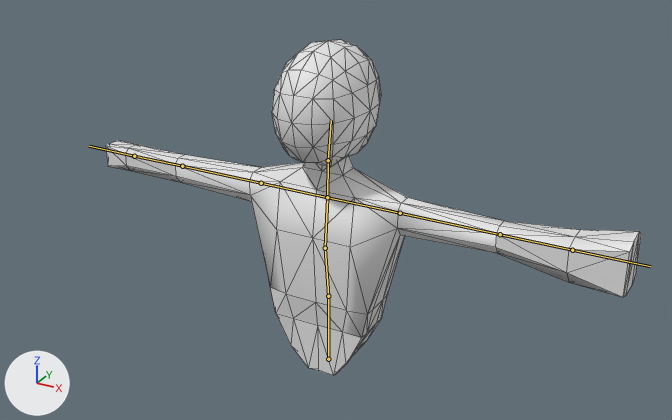
Two versions of the glTF model Project/Assets/Models/GameScene/Enemy/bossEnemy.gltf, one commit apart.
The view is the same before and after, from a 50 mm camera at (26.3, -46.9, 34.8) aimed at (3.4, -5.1, 13.9). The lights are fixed; the arrows at lower left show +X, +Y and +Z. The first picture is the older version. The bones that bend it are drawn over the model as lines. Mesh edges are drawn as thin lines.

In view in the first picture: 'bossEnemy_0'.
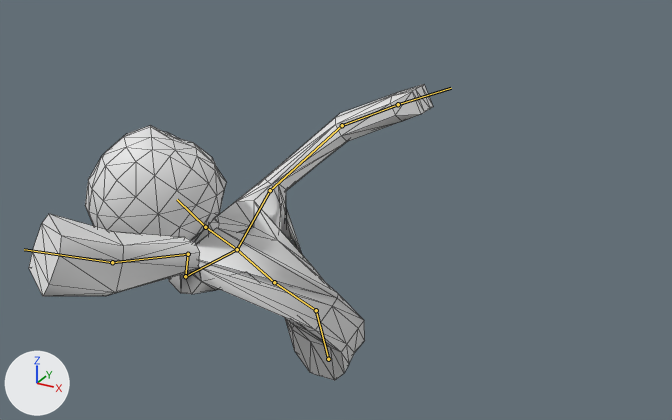
The newer file adds an action. The first version stands in its rest pose; the second is drawn at frame 16 of the action 'groundSmash'.

The change, as a diff of the scene's bpy script:
```diff
--- a/Project/Assets/Models/GameScene/Enemy/bossEnemy.gltf.py
+++ b/Project/Assets/Models/GameScene/Enemy/bossEnemy.gltf.py
@@ bone_waist @@
 bone_waist = bpy.data.objects['bossEnemyArmature'].pose.bones['waist']
-bone_waist.rotation_quaternion = (1.0, 0.0, 0.0, 0.0)  # degrees (0, 0, 0)
+bone_waist.rotation_quaternion = (0.985, -0.171, 0.0, 0.0)  # degrees (-20, 0, 0)
@@ bone_stomach @@
 bone_stomach = bpy.data.objects['bossEnemyArmature'].pose.bones['stomach']  # child of 'waist'
-bone_stomach.rotation_quaternion = (1.0, 0.0, 0.0, 0.0)  # degrees (0, 0, 0)
+bone_stomach.rotation_quaternion = (0.918, -0.17, -0.292, -0.207)  # degrees (-14, -37, -21)
@@ bone_chest @@
 bone_chest = bpy.data.objects['bossEnemyArmature'].pose.bones['chest']  # child of 'stomach'
-bone_chest.rotation_quaternion = (1.0, 0.0, 0.0, 0.0)  # degrees (0, 0, 0)
+bone_chest.rotation_quaternion = (0.995, -0.069, -0.054, -0.042)  # degrees (-8, -6, -4)
@@ bone_leftshoulder @@
 bone_leftshoulder = bpy.data.objects['bossEnemyArmature'].pose.bones['leftShoulder']  # child of 'chest'
-bone_leftshoulder.rotation_quaternion = (1.0, 0.0, 0.0, 0.0)  # degrees (0, 0, 0)
+bone_leftshoulder.rotation_quaternion = (0.618, 0.195, -0.7, -0.3)  # degrees (95, -48, -104)
@@ bone_leftupperarm @@
 bone_leftupperarm = bpy.data.objects['bossEnemyArmature'].pose.bones['leftUpperArm']  # child of 'leftShoulder'
-bone_leftupperarm.rotation_quaternion = (1.0, 0.0, 0.0, 0.0)  # degrees (0, 0, 0)
+bone_leftupperarm.rotation_quaternion = (0.688, 0.099, 0.67, -0.261)  # degrees (-69, 77, -98)
@@ bone_leftfoream @@
 bone_leftfoream = bpy.data.objects['bossEnemyArmature'].pose.bones['leftFoream']  # child of 'leftUpperArm'
-bone_leftfoream.rotation_quaternion = (1.0, 0.0, 0.0, 0.0)  # degrees (0, 0, 0)
+bone_leftfoream.rotation_quaternion = (0.926, 0.347, 0.037, -0.145)  # degrees (40, 10, -14)
@@ bone_lefthand @@
 bone_lefthand = bpy.data.objects['bossEnemyArmature'].pose.bones['leftHand']  # child of 'leftFoream'
-bone_lefthand.rotation_quaternion = (1.0, 0.0, 0.0, 0.0)  # degrees (0, 0, 0)
+bone_lefthand.rotation_quaternion = (0.99, 0.138, -0.035, 0.0)  # degrees (16, -4, -1)
@@ bone_rightshoulder @@
 bone_rightshoulder = bpy.data.objects['bossEnemyArmature'].pose.bones['rightShoulder']  # child of 'chest'
-bone_rightshoulder.rotation_quaternion = (1.0, 0.0, 0.0, 0.0)  # degrees (0, 0, 0)
+bone_rightshoulder.rotation_quaternion = (0.571, -0.112, 0.739, 0.339)  # degrees (-72, 113, -34)
@@ bone_rightupperarm @@
 bone_rightupperarm = bpy.data.objects['bossEnemyArmature'].pose.bones['rightUpperArm']  # child of 'rightShoulder'
-bone_rightupperarm.rotation_quaternion = (1.0, 0.0, 0.0, 0.0)  # degrees (0, 0, 0)
+bone_rightupperarm.rotation_quaternion = (0.902, 0.415, -0.08, 0.091)  # degrees (49, -13, 6)
@@ bone_rightforearm @@
 bone_rightforearm = bpy.data.objects['bossEnemyArmature'].pose.bones['rightForearm']  # child of 'rightUpperArm'
-bone_rightforearm.rotation_quaternion = (1.0, 0.0, 0.0, 0.0)  # degrees (0, 0, 0)
+bone_rightforearm.rotation_quaternion = (0.739, -0.5, -0.451, 0.014)  # degrees (-83, -41, 38)
@@ bone_righthand @@
 bone_righthand = bpy.data.objects['bossEnemyArmature'].pose.bones['rightHand']  # child of 'rightForearm'
-bone_righthand.rotation_quaternion = (1.0, 0.0, 0.0, 0.0)  # degrees (0, 0, 0)
+bone_righthand.rotation_quaternion = (0.987, -0.09, -0.098, -0.094)  # degrees (-9, -12, -10)
```

Location of each change, [x1, y1, x2, y2] in pixels of the pictures (672 x 420 px):
'bossEnemy_0', posed (24% narrower, 12% shorter)
    before: [106, 39, 641, 376]
    after: [29, 84, 433, 380]
bone 'waist', root to tip
    before: (328, 359) to (328, 296)
    after: (328, 359) to (316, 310)
bone 'stomach', root to tip
    before: (328, 296) to (325, 248)
    after: (316, 310) to (274, 282)
bone 'chest', root to tip
    before: (325, 248) to (327, 197)
    after: (274, 282) to (237, 249)
bone 'leftShoulder', root to tip
    before: (327, 197) to (261, 183)
    after: (237, 249) to (270, 190)
bone 'leftUpperArm', root to tip
    before: (261, 183) to (182, 166)
    after: (270, 190) to (342, 125)
bone 'leftFoream', root to tip
    before: (182, 166) to (134, 156)
    after: (342, 125) to (398, 104)
bone 'leftHand', root to tip
    before: (134, 156) to (89, 146)
    after: (398, 104) to (451, 88)
bone 'rightShoulder', root to tip
    before: (327, 197) to (400, 213)
    after: (237, 249) to (185, 276)
bone 'rightUpperArm', root to tip
    before: (400, 213) to (500, 234)
    after: (185, 276) to (188, 254)
bone 'rightForearm', root to tip
    before: (500, 234) to (572, 250)
    after: (188, 254) to (112, 262)
bone 'rightHand', root to tip
    before: (572, 250) to (650, 266)
    after: (112, 262) to (24, 249)
